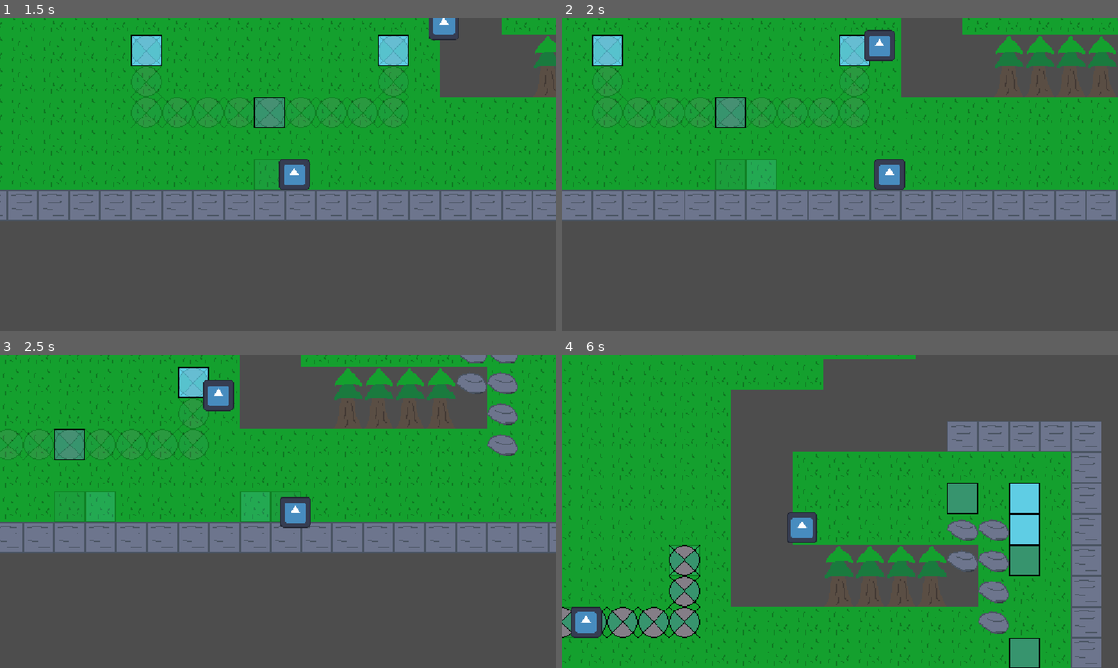
Above: before the commit, frames 1-4 (two rows, left to right).
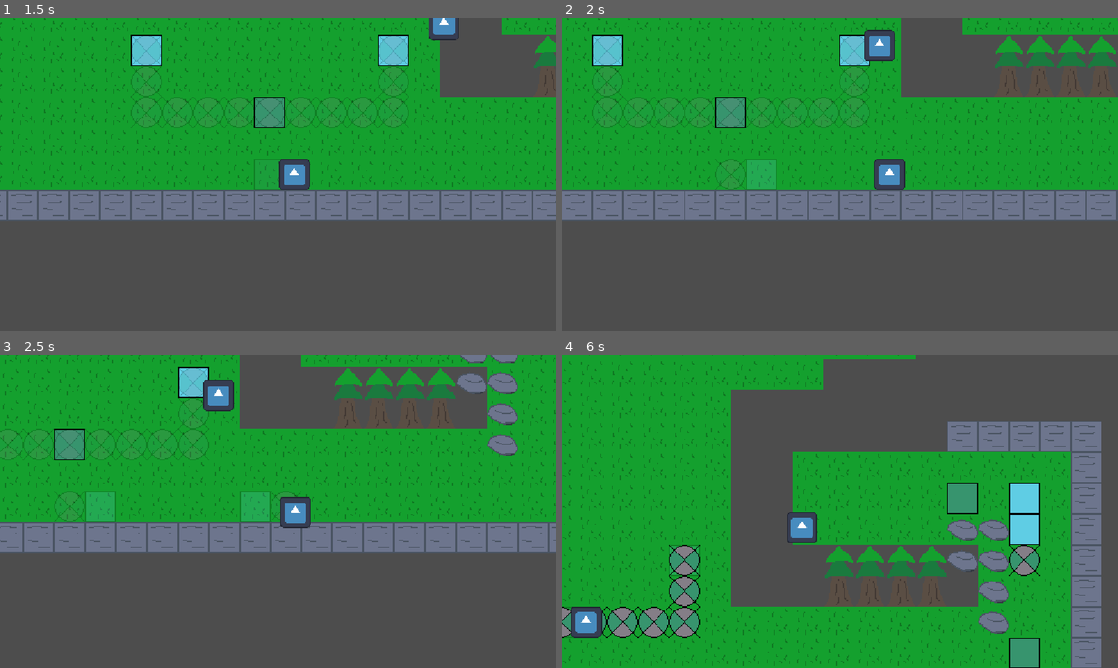
Above: after the commit, the same moments.

Repository: Deeeeelan/serious-game
Game: Godot game, scene res://scenes/title_screen.tscn
Same seed, same stepped clock (60 frames per second), same inputs: the game is played once before the commit and once after it. The engine's default icon, where the game draws it, is replaced by a stand-in: a white triangle on a blue panel in a dark square.
Inputs (mouse positions are in pixels of both pictures, inside the frame that each line leads up to):
- Up to frame 1 (1.5 s): click "Start" at 0.5 s; tap Enter at 1.25 s; move the mouse to (400, 158) at 1.27 s; hold D (right) from 1.28 s (still down); hold N (placeGear) from 1.28 s (still down); click (400, 158) at 1.42 s
- Up to frame 2 (2 s): keep holding D (right); keep holding N (placeGear); tap M (placeTestGen) at 1.55 s
- Up to frame 3 (2.5 s): move the mouse to (166, 527) at 2.02 s; release D (right) at 2.03 s; release N (placeGear) at 2.03 s; hold S (down) from 2.03 s (still down); tap M (placeTestGen) at 2.1 s; tap N (placeGear) at 2.3 s
- Up to frame 4 (6 s): move the mouse to (895, 442) at 2.77 s; release S (down) at 2.78 s; hold D (right) 2.78-3.53 s; hold Q (drop) 2.78-3.53 s; tap M (placeTestGen) at 3.05, 4.55, 5.1 s; move the mouse to (812, 574) at 3.52 s; hold W (up) 3.53-4.28 s; tap Space (interact) at 3.6 s; click (812, 574) at 3.67 s; tap N (placeGear) at 3.8, 5.3 s; move the mouse to (1006, 558) at 4.27 s; hold N (placeGear) 4.28-5.03 s; hold A (left) 4.28-5.78 s; move the mouse to (673, 464) at 5.02 s; move the mouse to (867, 511) at 5.77 s; hold S (down) from 5.78 s (still down); hold Ctrl (switch_layer) from 5.78 s (still down); click (867, 511) at 5.92 s

Frame 1 is identical in both runs. In frame 2, 0.1% of the frame differs, in the area x 27-34%, y 45-55%; in frame 3, 0.2%; in frame 4, 0.4%, in the area x 80-86%, y 60-71%.

Commit message:
Fix gear rendering/logic

Diff:
--- a/scripts/gear.gd
+++ b/scripts/gear.gd
@@ -47,19 +47,19 @@
 		if components.has(componentStack[index] + Vector2i.RIGHT) and componentStack[index] + Vector2i.RIGHT not in componentStack:
 			componentStack.insert(index + 1, componentStack[index] + Vector2i.RIGHT)
 			updateComponent(componentStack[index] + Vector2i.RIGHT, genInfo[genID], startPoint)
-		if components.has(componentStack[index] + Vector2i.DOWN and componentStack[index] + Vector2i.DOWN not in componentStack):
+		if components.has(componentStack[index] + Vector2i.DOWN) and componentStack[index] + Vector2i.DOWN not in componentStack:
 			componentStack.insert(index + 1, componentStack[index] + Vector2i.DOWN)
 			updateComponent(componentStack[index] + Vector2i.DOWN, genInfo[genID], startPoint)
-		if components.has(componentStack[index] + Vector2i.LEFT and componentStack[index] + Vector2i.LEFT not in componentStack):
+		if components.has(componentStack[index] + Vector2i.LEFT) and componentStack[index] + Vector2i.LEFT not in componentStack:
 			componentStack.insert(index + 1, componentStack[index] + Vector2i.LEFT)
 			updateComponent(componentStack[index] + Vector2i.LEFT, genInfo[genID], startPoint)
-		if components.has(componentStack[index] + Vector2i.UP and componentStack[index] + Vector2i.UP not in componentStack):
+		if components.has(componentStack[index] + Vector2i.UP) and componentStack[index] + Vector2i.UP not in componentStack:
 			componentStack.insert(index + 1, componentStack[index] + Vector2i.UP)
 			updateComponent(componentStack[index] + Vector2i.UP, genInfo[genID], startPoint)
 
 		index += 1
 
-func updateComponent(componentPos: Vector2i, currentGenInfo: Dictionary[String,int], currentGenPos: Vector2i) -> void:
+func updateComponent(componentPos: Vector2i, currentGenInfo: Dictionary, currentGenPos: Vector2i) -> void:
 	var component: Component = components[componentPos]
 	var genSpeed: int = currentGenInfo["speed"]
 	var genTorque: int = currentGenInfo["torque"]
@@ -90,6 +90,7 @@
 			gears.append(playerTilemapCoords)
 			components[playerTilemapCoords] = Component.new()
 		updateGearRendering()
+		updateGearLogic()
 
 	if event.is_action_pressed("placeTestGen"):##testing version of placing generator
 		if playerTilemapCoords in gears:
@@ -104,15 +105,17 @@
 			components[playerTilemapCoords] = Component.new(32, 10, 50, 1)
 
 		updateGearRendering()
-		#updateGearLogic()
+		updateGearLogic()
 
 func updateGearRendering() -> void:
 	for componentCoords in components:
 		var component: Component = components[componentCoords]
-		underground.set_cell(componentCoords, 0, Vector2i(0, component.genID))
+
 
 		if component.genID == 0 and component.speed != 0:
 			underground.set_cell(componentCoords, 0, Vector2i(1, 0))
+		else:
+			underground.set_cell(componentCoords, 0, Vector2i(0, component.genID))
 
 func updateGearLogic() -> void:
 	for gearPos in gears:
